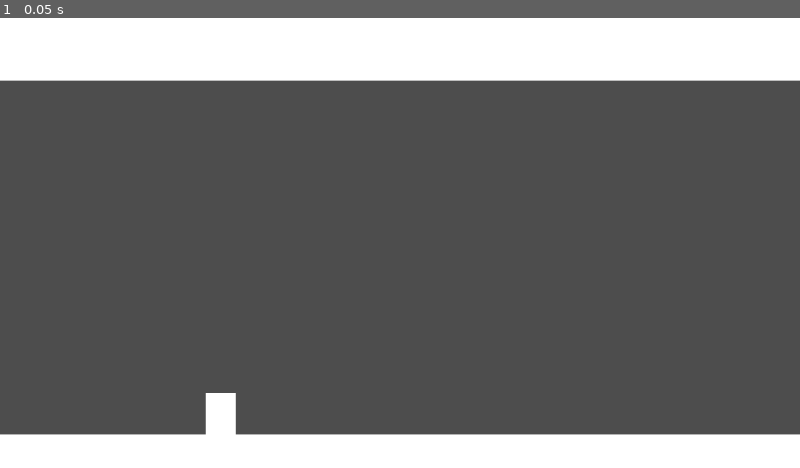
Above: before the commit, frame 1.
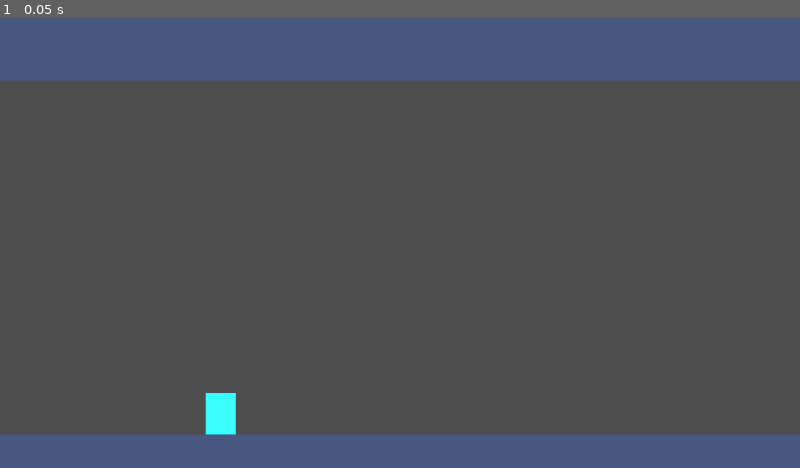
Above: after the commit, the same moment.

Repository: aburak621/jetride
Game: Godot game, scene res://scenes/game.tscn
The game is run twice, just before and just after one commit, with the same random seed, the same clock (stepped at 60 frames per second) and the same inputs.
Inputs:
- Up to frame 1 (0.05 s): no input

The runs differ from the first frame. In frame 1, 22% of the frame differs, in the area x 0-100%, y 0-100%.
Error after the commit: Parse Error: Too few arguments for "spawn_zappers()" call. Expected at least 1 but received 0. (res://scripts/obstacle_manager.gd:12)

Commit message:
Addded coins and initial chunk system

Diff:
--- /dev/null
+++ b/scenes/chunk.tscn
@@ -0,0 +1,9 @@
+[gd_scene format=3 uid="uid://e2w3n5bk75je"]
+
+[ext_resource type="Script" uid="uid://bhd1h26ak8cbt" path="res://scripts/chunk.gd" id="1_jas4a"]
+
+[node name="Chunk" type="Node2D" unique_id=843203618]
+script = ExtResource("1_jas4a")
+
+[node name="VisibleOnScreenNotifier2D" type="VisibleOnScreenNotifier2D" parent="." unique_id=2026590173]
+rect = Rect2(-100, -10, 100, 20)
--- a/scenes/coins/coin.tscn
+++ b/scenes/coins/coin.tscn
@@ -21,6 +21,7 @@
 offset_bottom = 20.0
 grow_horizontal = 2
 grow_vertical = 2
+color = Color(1, 0.92300004, 0.23000002, 1)
 
 [node name="CollisionShape2D" type="CollisionShape2D" parent="." unique_id=1668497859]
 shape = SubResource("CircleShape2D_xs80l")
--- a/scenes/game.tscn
+++ b/scenes/game.tscn
@@ -1,19 +1,34 @@
 [gd_scene format=3 uid="uid://de2rdyesd71m6"]
 
+[ext_resource type="Script" uid="uid://decak41w6qgyq" path="res://scripts/game.gd" id="1_lnu2h"]
 [ext_resource type="PackedScene" uid="uid://n6l81yqmjqpo" path="res://scenes/player.tscn" id="1_uwrxv"]
-[ext_resource type="Script" uid="uid://cn2ygb0syg880" path="res://scripts/obstacle_spawner.gd" id="2_yqjtg"]
-
-[sub_resource type="WorldBoundaryShape2D" id="WorldBoundaryShape2D_uwrxv"]
+[ext_resource type="Script" uid="uid://cn2ygb0syg880" path="res://scripts/obstacle_manager.gd" id="2_yqjtg"]
 
 [sub_resource type="WorldBoundaryShape2D" id="WorldBoundaryShape2D_yqjtg"]
 normal = Vector2(0, 1)
 
+[sub_resource type="WorldBoundaryShape2D" id="WorldBoundaryShape2D_uwrxv"]
+
 [node name="Game" type="Node" unique_id=1898133290 groups=["game"]]
+script = ExtResource("1_lnu2h")
 
 [node name="Level" type="Node2D" parent="." unique_id=790338961 groups=["level"]]
 
 [node name="Player" parent="Level" unique_id=851363322 instance=ExtResource("1_uwrxv")]
 position = Vector2(530, 949)
+
+[node name="Ceiling" type="StaticBody2D" parent="Level" unique_id=676607325]
+position = Vector2(960, 150)
+collision_layer = 2
+
+[node name="CollisionShape2D" type="CollisionShape2D" parent="Level/Ceiling" unique_id=325242311]
+shape = SubResource("WorldBoundaryShape2D_yqjtg")
+
+[node name="ColorRect" type="ColorRect" parent="Level/Ceiling" unique_id=1829020171]
+offset_left = -960.0
+offset_top = -150.0
+offset_right = 960.0
+color = Color(0.275, 0.34249997, 0.5, 1)
 
 [node name="Floor" type="StaticBody2D" parent="Level" unique_id=1977284430]
 position = Vector2(960, 1000)
@@ -26,18 +41,8 @@
 offset_left = -960.0
 offset_right = 960.0
 offset_bottom = 80.0
-
-[node name="Floor2" type="StaticBody2D" parent="Level" unique_id=676607325]
-position = Vector2(960, 150)
-collision_layer = 2
-
-[node name="CollisionShape2D" type="CollisionShape2D" parent="Level/Floor2" unique_id=325242311]
-shape = SubResource("WorldBoundaryShape2D_yqjtg")
-
-[node name="ColorRect" type="ColorRect" parent="Level/Floor2" unique_id=1829020171]
-offset_left = -960.0
-offset_top = -150.0
-offset_right = 960.0
+color = Color(0.275, 0.34249997, 0.5, 1)
 
 [node name="ObstacleManager" type="Node2D" parent="Level" unique_id=588243369]
+position = Vector2(2120, 575)
 script = ExtResource("2_yqjtg")
--- a/scenes/player.tscn
+++ b/scenes/player.tscn
@@ -25,6 +25,7 @@
 offset_bottom = 50.0
 grow_horizontal = 2
 grow_vertical = 2
+color = Color(0.23000002, 1, 1, 1)
 
 [node name="CollisionShape2D" type="CollisionShape2D" parent="." unique_id=609595744]
 shape = SubResource("RectangleShape2D_3vyb7")
--- /dev/null
+++ b/scenes/rocket.tscn
@@ -0,0 +1,26 @@
+[gd_scene format=3 uid="uid://b6kibjr7qb5gl"]
+
+[ext_resource type="Script" uid="uid://c8ygkqpg1sjuu" path="res://scripts/rocket.gd" id="1_3341w"]
+
+[sub_resource type="CircleShape2D" id="CircleShape2D_00dr1"]
+radius = 36.0
+
+[node name="Rocket" type="Area2D" unique_id=269968630]
+script = ExtResource("1_3341w")
+
+[node name="ColorRect" type="ColorRect" parent="." unique_id=1808052849]
+anchors_preset = 8
+anchor_left = 0.5
+anchor_top = 0.5
+anchor_right = 0.5
+anchor_bottom = 0.5
+offset_left = -36.0
+offset_top = -36.0
+offset_right = 36.0
+offset_bottom = 36.0
+grow_horizontal = 2
+grow_vertical = 2
+color = Color(1, 0.23000002, 0.23000002, 1)
+
+[node name="CollisionShape2D" type="CollisionShape2D" parent="." unique_id=1310944823]
+shape = SubResource("CircleShape2D_00dr1")
--- a/scenes/laser.tscn
+++ b/scenes/zapper.tscn
@@ -1,16 +1,16 @@
 [gd_scene format=3 uid="uid://d0o5g2dq2syid"]
 
-[ext_resource type="Script" uid="uid://c21vdy7qygtn2" path="res://scripts/laser.gd" id="1_xmihv"]
+[ext_resource type="Script" uid="uid://c21vdy7qygtn2" path="res://scripts/zapper.gd" id="1_iivta"]
 
 [sub_resource type="CapsuleShape2D" id="CapsuleShape2D_a7dhc"]
 radius = 30.0
 height = 270.0
 
-[node name="Laser" type="Area2D" unique_id=314017376 groups=["obstacle"]]
+[node name="Zapper" type="Area2D" unique_id=314017376 groups=["obstacle"]]
 rotation = 1.5707964
 collision_layer = 4
 collision_mask = 0
-script = ExtResource("1_xmihv")
+script = ExtResource("1_iivta")
 
 [node name="CollisionShape2D" type="CollisionShape2D" parent="." unique_id=2145552695]
 shape = SubResource("CapsuleShape2D_a7dhc")
@@ -27,3 +27,4 @@
 offset_bottom = 135.0
 grow_horizontal = 2
 grow_vertical = 2
+color = Color(1, 0.35833335, 0.23000002, 1)
--- /dev/null
+++ b/scripts/chunk.gd
@@ -0,0 +1,20 @@
+class_name Chunk extends Node2D
+
+@onready var game: Game = get_tree().get_first_node_in_group("game")
+@onready var visible_notifier: VisibleOnScreenNotifier2D = $VisibleOnScreenNotifier2D
+
+
+func _ready() -> void:
+	visible_notifier.screen_exited.connect(_on_screen_exited)
+
+
+func _physics_process(delta: float) -> void:
+	position.x -= game.game_speed
+
+
+func _on_screen_exited() -> void:
+	queue_free()
+
+
+func set_chunk_width(width: float) -> void:
+	visible_notifier.rect.size.x = width + 100
--- /dev/null
+++ b/scripts/game.gd
@@ -0,0 +1,10 @@
+class_name Game extends Node
+
+@export var game_speed: float = 200
+@export var max_game_speed: float = 1000
+@export var game_speed_increase_rate: float = (max_game_speed - game_speed) / 120
+
+
+func _physics_process(delta: float) -> void:
+	game_speed += game_speed_increase_rate * delta
+	game_speed = clamp(game_speed, 0, max_game_speed)
--- /dev/null
+++ b/scripts/obstacle_manager.gd
@@ -0,0 +1,14 @@
+class_name ObstacleManager extends Node2D
+
+const zapper_scene: PackedScene = preload("uid://d0o5g2dq2syid")
+
+
+func spawn_zappers(count: int) -> void:
+	pass
+
+
+func spawn_chunk() -> void:
+	var chunk: Chunk = Chunk.new()
+	spawn_zappers()
+	chunk.set_chunk_width(2000) # TODO: Placeholder
+	add_child(chunk)
--- a/scripts/obstacle_spawner.gd
+++ /dev/null
@@ -1,7 +0,0 @@
-class_name ObstacleManager extends Node2D
-
-const laser_scene: PackedScene = preload("uid://d0o5g2dq2syid")
-
-
-func spawn_lasers(count: int) -> void:
-	pass
--- /dev/null
+++ b/scripts/rocket.gd
@@ -0,0 +1,7 @@
+class_name Rocket extends Area2D
+
+signal exploded()
+
+
+func _physics_process(delta: float) -> void:
+	position()
--- a/scripts/laser.gd
+++ b/scripts/zapper.gd
@@ -1,4 +1,4 @@
-class_name Laser extends Area2D
+class_name Zapper extends Area2D
 
 @export var length: float = 270
 @export var width: float = 60
Not shown, added: scripts/chunk.gd.uid
Not shown, added: scripts/game.gd.uid
Renamed: scripts/obstacle_spawner.gd.uid -> scripts/obstacle_manager.gd.uid
Not shown, added: scripts/rocket.gd.uid
Renamed: scripts/laser.gd.uid -> scripts/zapper.gd.uid
